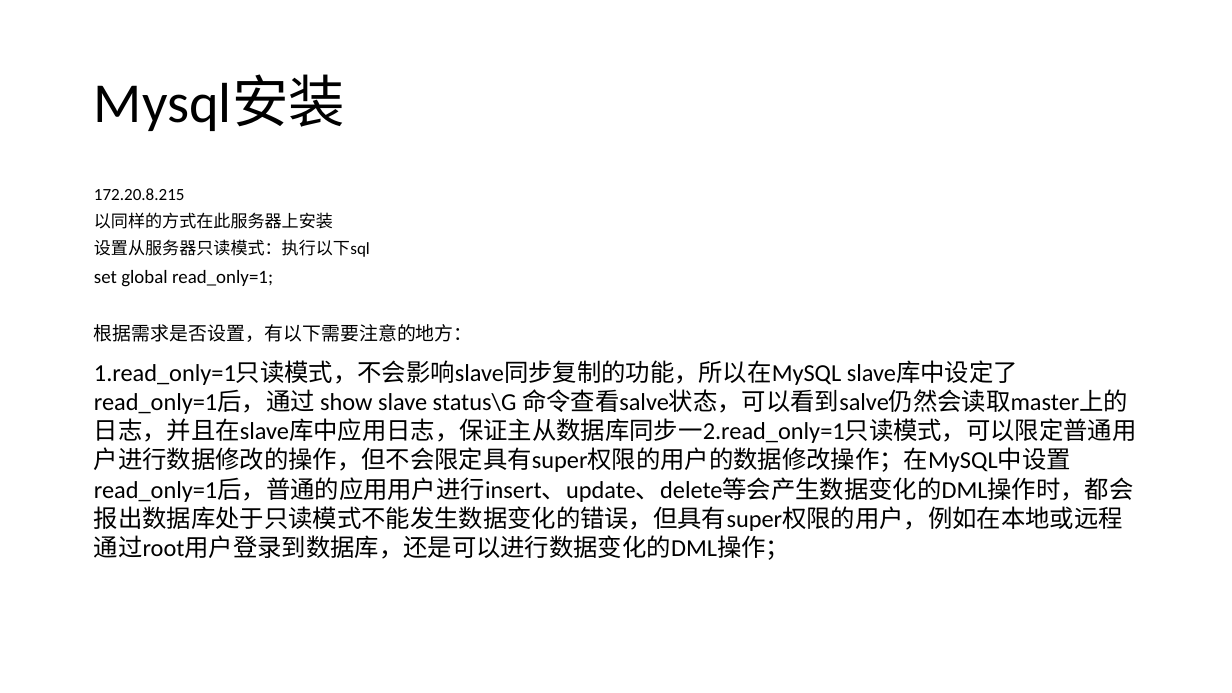
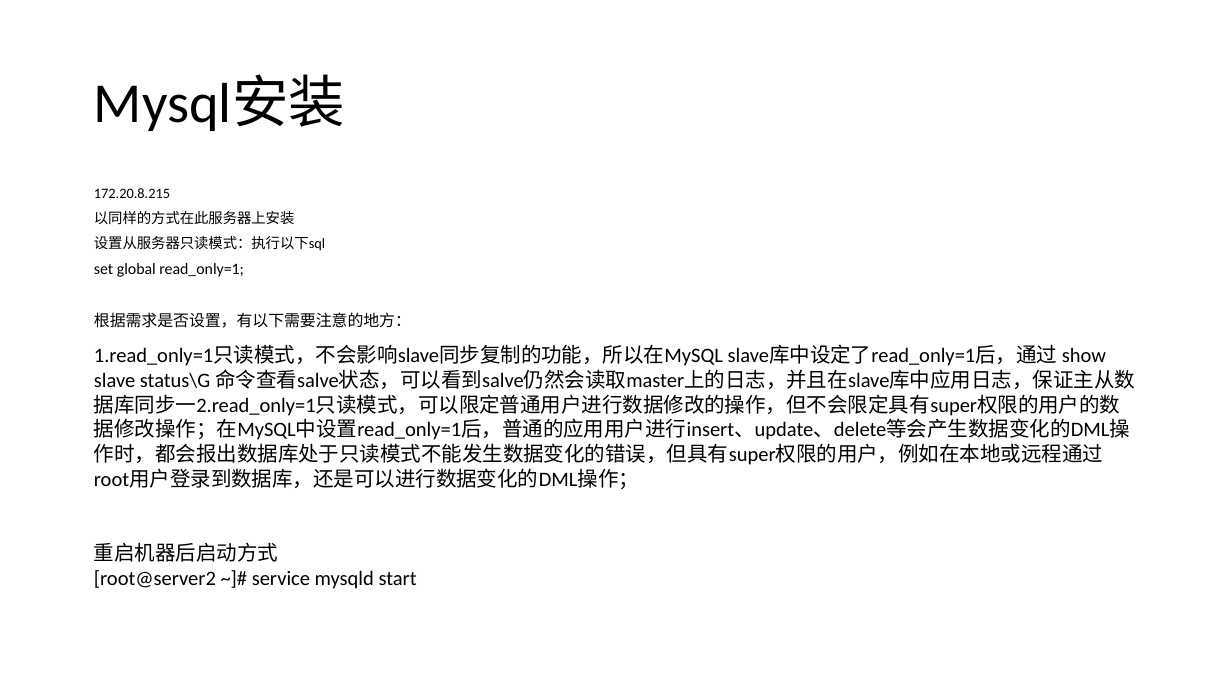
Before and after one commit to jee4a/doc, a slide deck: slide 8 of Mysql 5.7主从搭建及读写分离应用示例.pptx. Drawn at 1232x693 pixels with LibreOffice and Linux fonts; fonts in the diff are those of the drawing. Boxes give left, top, right and bottom in pixels: in the first picture for what was removed or moved away, otherwise in the second. Text is boxed around its words. In the diff, an @@ line names an element or a change of style, - is before the commit and + after.

```diff
--- a/Mysql 5.7主从搭建及读写分离应用示例.pptx
+++ b/Mysql 5.7主从搭建及读写分离应用示例.pptx
@@ text at <box>94,188,1135,489</box>: size 13.3 to 11.2 pt in "172.20.8.215", "以同样的方式在此服务器上安装", "设置从服务器只读模式：执行以下sql"; size 14.7 to 12.4 pt in "set global read_only=1;", "根据需求是否设置，有以下需要注意的地方："; size 19 to 16 pt in "1.read_only=1只读模式，不会影响slave同步复制的功能，所以在MySQL slave库中设定了read_o ..." @@
@@ text at <box>94,542,417,589</box>: paragraph added @@
+重启机器后启动方式
+[root@server2 ~]# service mysqld start
```
Also in this commit, not shown: 1 other slide changed, 2 slides added, 5 other files.
